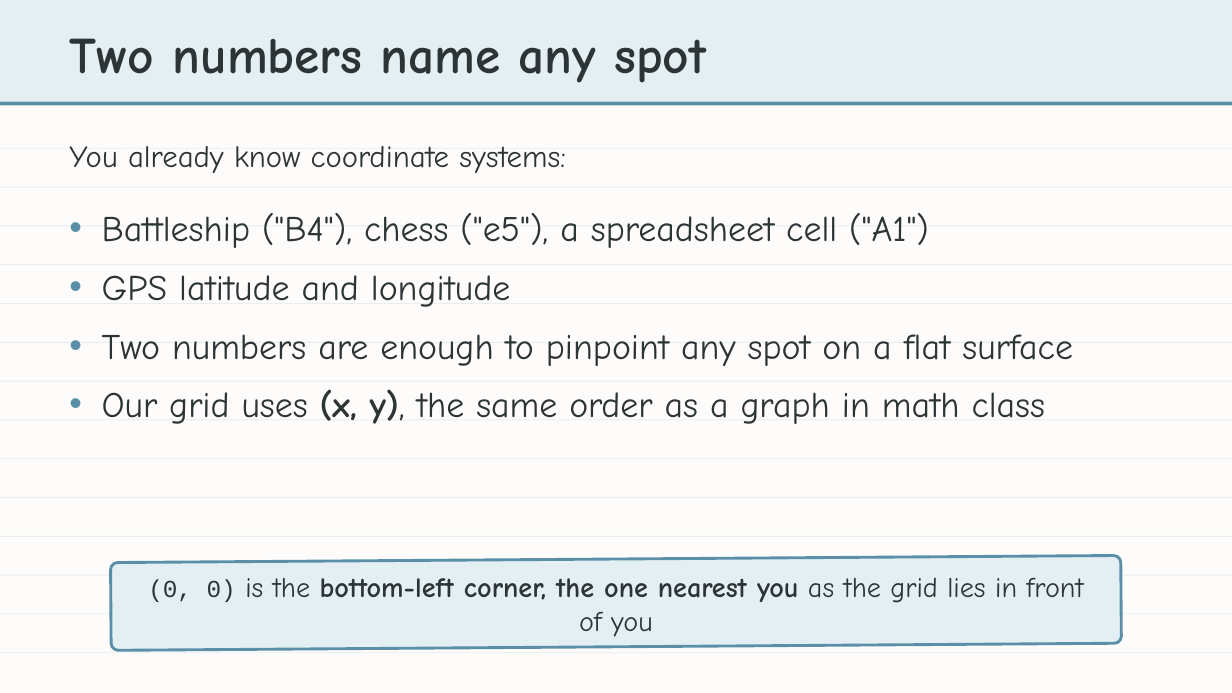
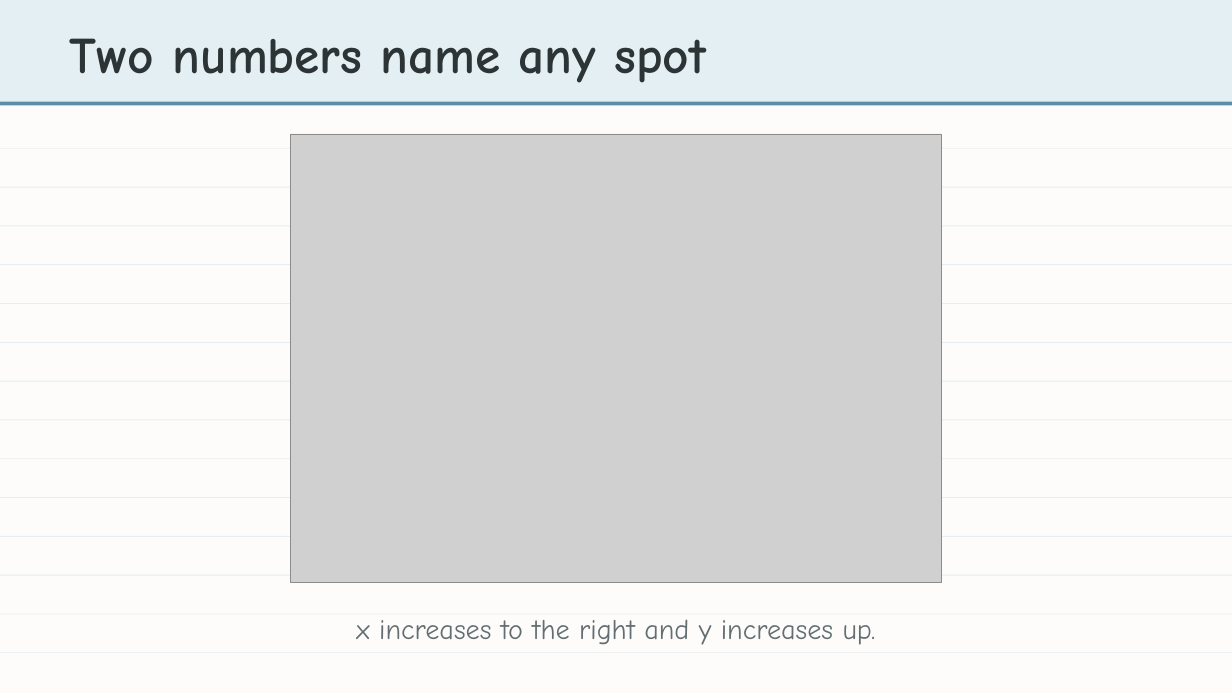
Before and after one commit to bradamiller/LearningPython, a slide deck: slide 3 of static/slides/module-04-manhattan/module-4-lesson-01-coordinates.pptx. Drawn at 1232x693 pixels with LibreOffice and Linux fonts; fonts in the diff are those of the drawing; grey boxes stand for pictures. Boxes give left, top, right and bottom in pixels: in the first picture for what was removed or moved away, otherwise in the second. Text is boxed around its words. In the diff, an @@ line names an element or a change of style, - is before the commit and + after.

```diff
--- a/static/slides/module-04-manhattan/module-4-lesson-01-coordinates.pptx
+++ b/static/slides/module-04-manhattan/module-4-lesson-01-coordinates.pptx
@@ text removed at [69,146,566,173] @@
-You already know coordinate systems:
@@ picture added at [291,134,942,582] @@
@@ rounded rectangle removed at [111,556,1121,650] @@
@@ text "x increases to the right ..." at [356,619,876,645]: vertical alignment top to middle @@
@@ text removed at [148,577,1083,637] @@
-(0, 0) is the bottom-left corner, the one nearest you as the grid lies in front of you
@@ text at [356,619,876,645]: text changed; size 28 to 22 pt; text colour #2D3436 to #636E72 @@
-• Battleship ("B4"), chess ("e5"), a spreadsheet cell ("A1")
-• GPS latitude and longitude
-• Two numbers are enough to pinpoint any spot on a flat surface
-• Our grid uses (x, y), the same order as a graph in math class
+x increases to the right and y increases up.
```
Also in this commit, not shown: 5 slides removed, 5 other files.
